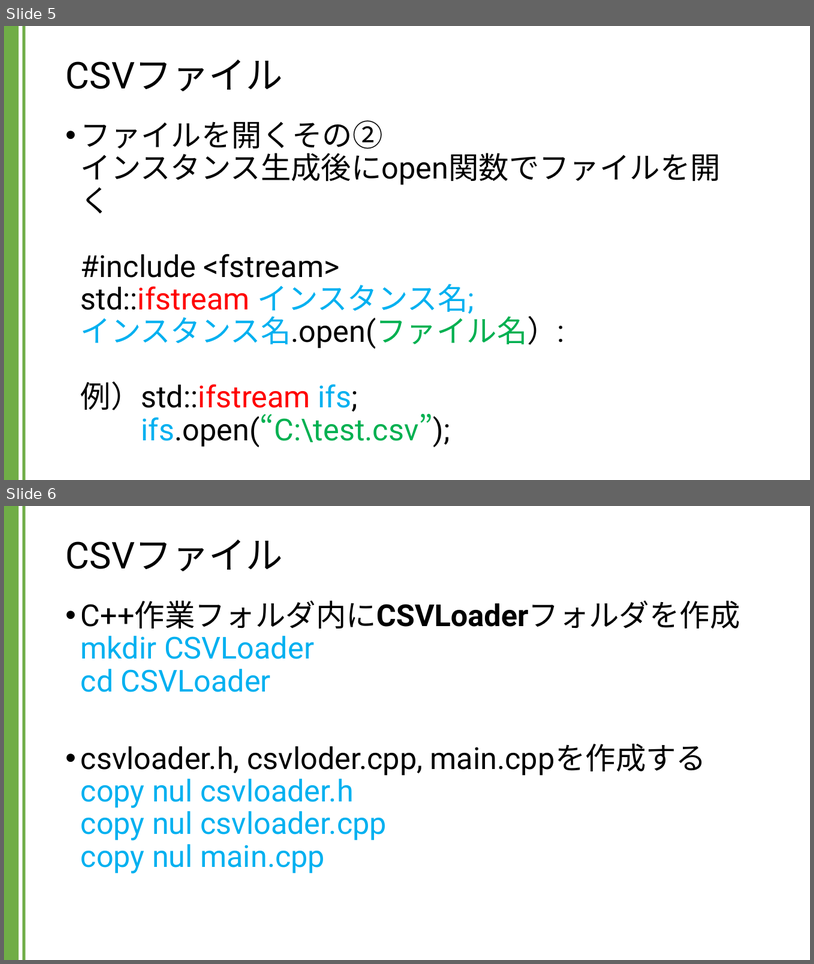
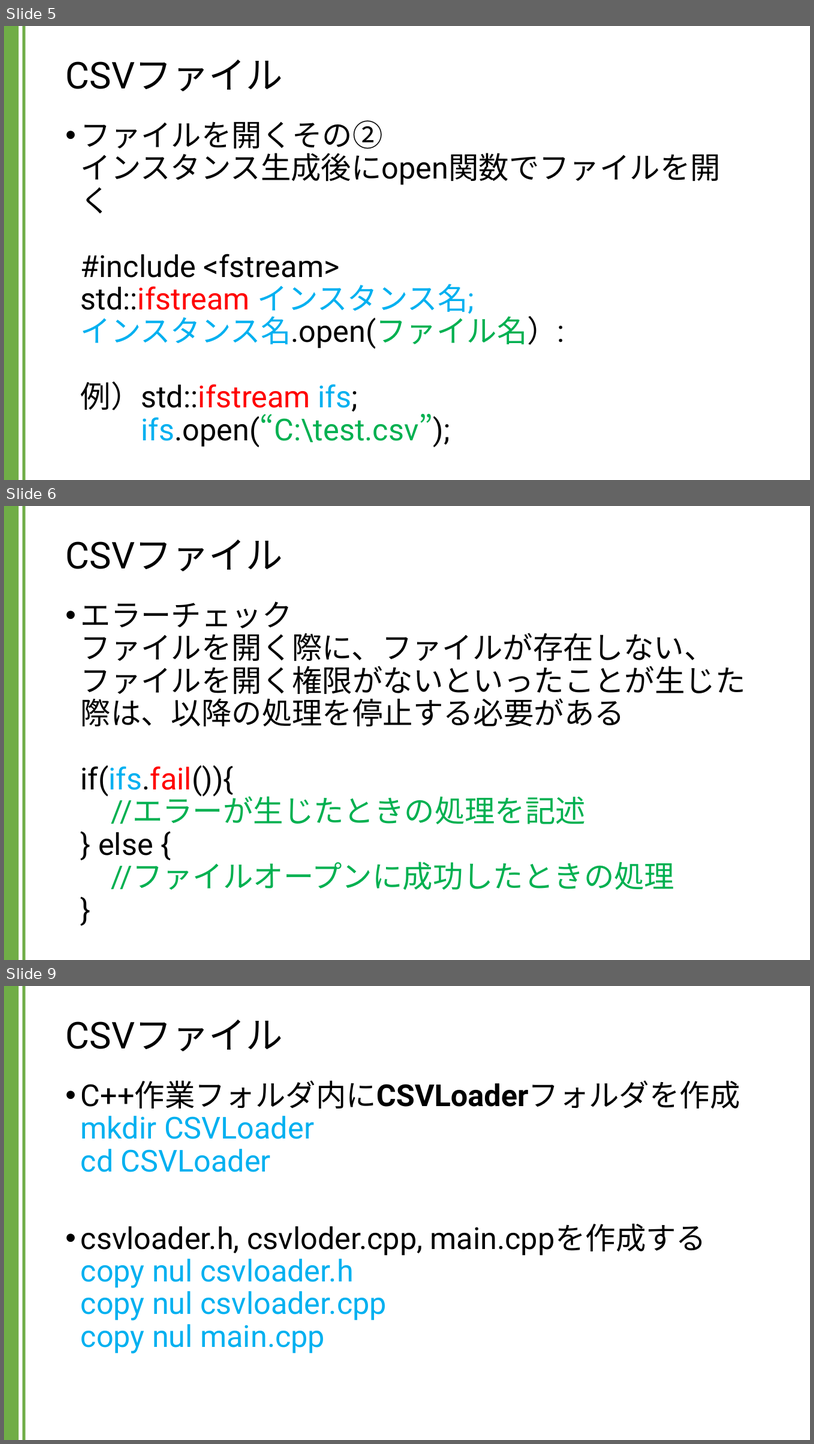
Before and after one commit to kic-murata/cpp2024, a slide deck: 授業資料/講義資料：CSVファイル.pptx. Shown one above the other, each under a label of ours: slides 5 and 6 before the commit, slides 5, 6 and 9 after it; the slides between them are not shown. The pictures are 814x964 and 814x1444 pixels, drawn with LibreOffice and Linux fonts; fonts in the diff are those of the drawing. Boxes give left, top, right and bottom in pixels: in the first picture for what was removed or moved away, otherwise in the second. Text is boxed around its words. In the diff, an @@ line names an element or a change of style, - is before the commit and + after.

```diff
--- a/授業資料/講義資料：CSVファイル.pptx
+++ b/授業資料/講義資料：CSVファイル.pptx
@@ slide 6 added at [4, 506, 810, 960], background #FFFFFF; not listed: 2 template elements that a slide beside it also shows @@
@@ title added at [65, 540, 282, 571], 44 pt, text #000000 @@
+CSVファイル
@@ text added at [81, 601, 746, 889], 36 pt, text #000000 @@
+• エラーチェック
+  ファイルを開く際に、ファイルが存在しない、ファイルを開く権限がないといったことが生じた際は、以降の処理を停止する必要がある
+  if(ifs.fail()){
+  //エラーが生じたときの処理を記述
+  } else {
+  //ファイルオープンに成功したときの処理
+  }
@@ what was slide 6 is now slide 9 @@
```
Also in this commit, not shown: 2 other slides added.
